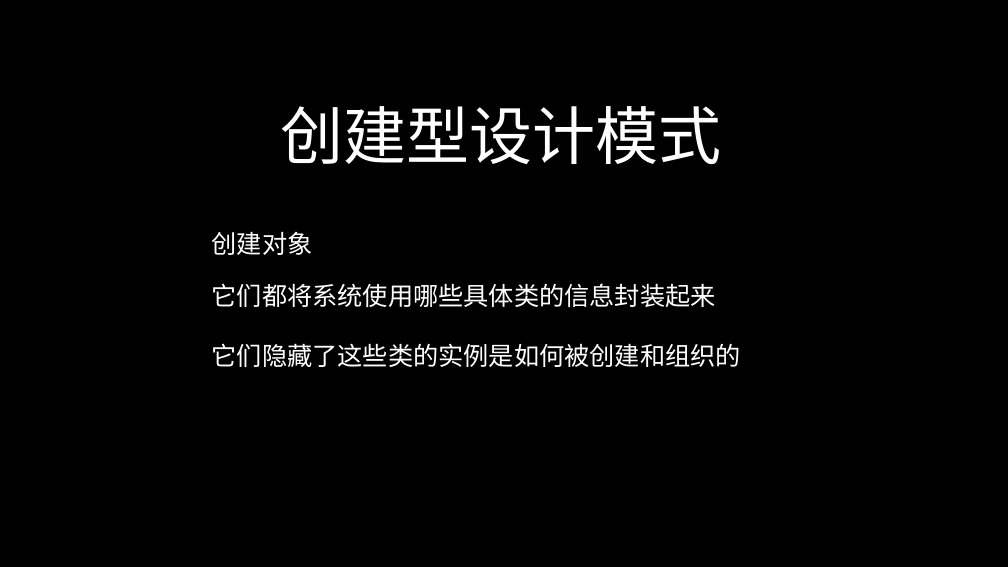
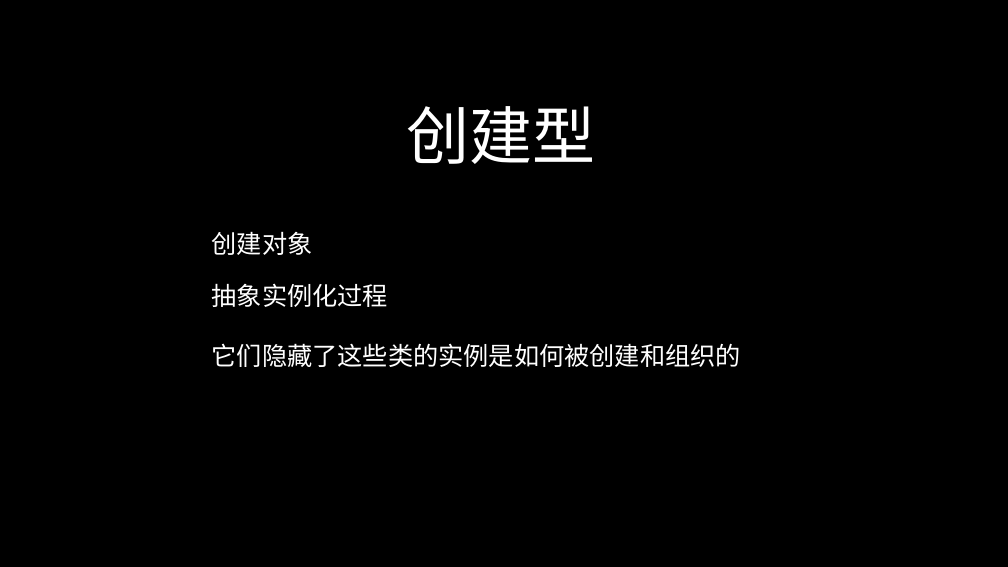
Before and after one commit to 643364103/design, a slide deck: slide 2 of designpattern/ppt/设计模式（三）.pptx (slide 3 before the commit). Drawn at 1008x567 pixels with LibreOffice and Linux fonts; fonts in the diff are those of the drawing. Boxes give left, top, right and bottom in pixels: in the first picture for what was removed or moved away, otherwise in the second. Text is boxed around its words. In the diff, an @@ line names an element or a change of style, - is before the commit and + after.

```diff
--- a/designpattern/ppt/设计模式（三）.pptx
+++ b/designpattern/ppt/设计模式（三）.pptx
@@ text at (x1=407, y1=106, x2=596, y2=164): text changed @@
-创建型设计模式
+创建型
@@ text at (x1=212, y1=283, x2=388, y2=307): text changed @@
-它们都将系统使用哪些具体类的信息封装起来
+抽象实例化过程
```
Also in this commit, not shown: 1 other slide changed, 4 slides added, 17 slides removed, 7 other files.
